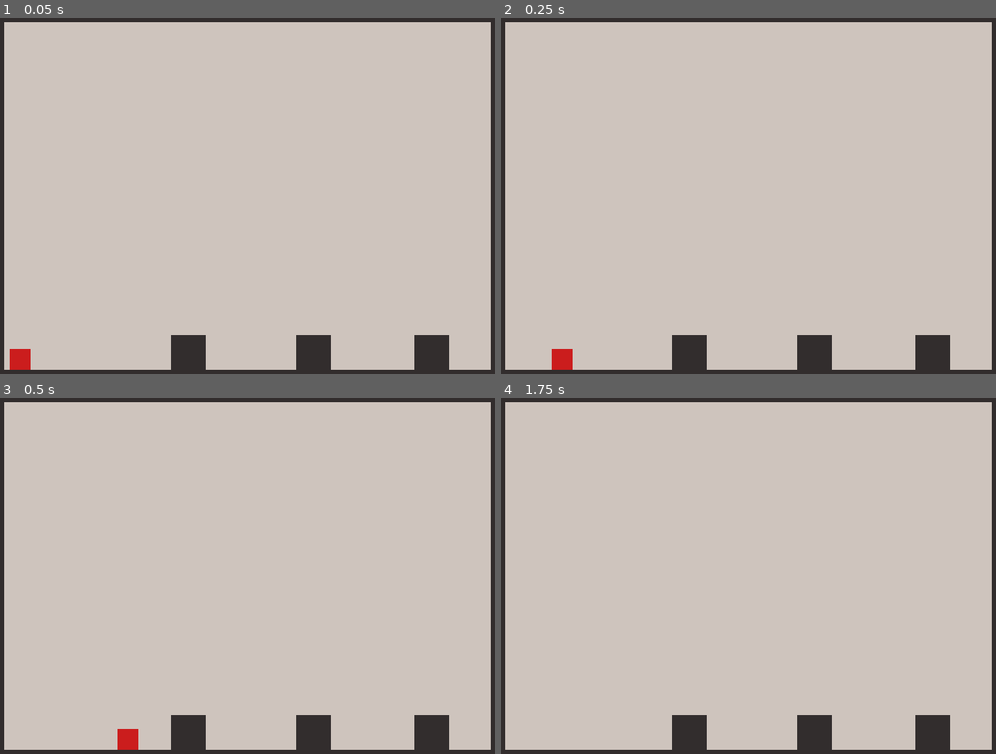
Above: before the commit, frames 1-4 (two rows, left to right).
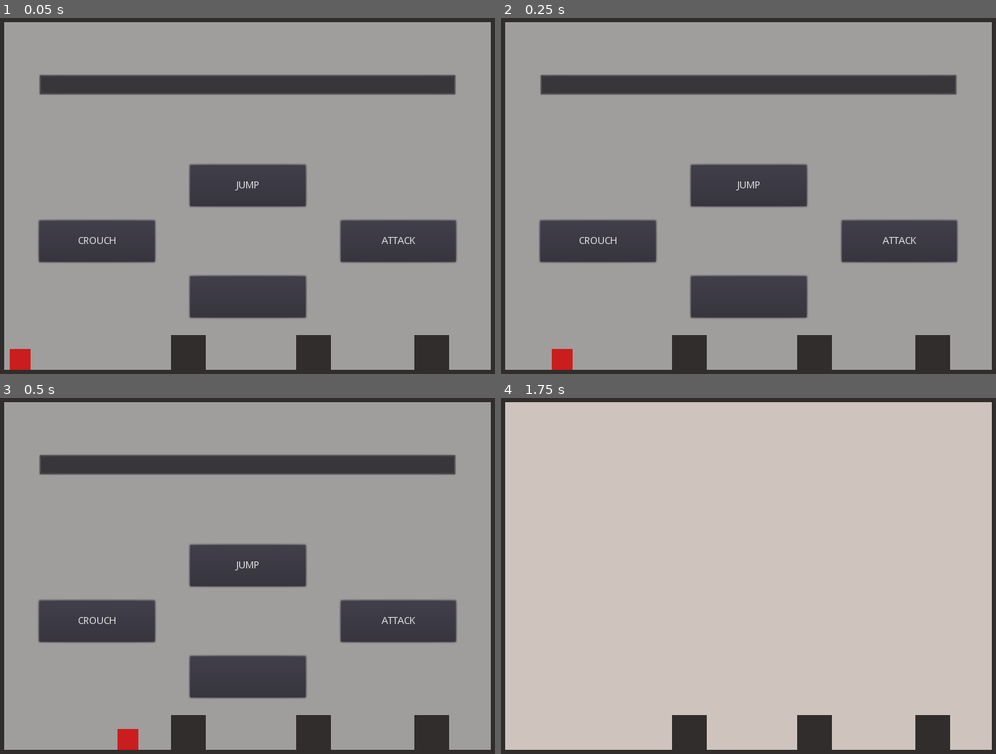
Above: after the commit, the same moments.

Repository: BenjaminNavarro/SplitSecond
Game: Godot game, scene res://Scenes/Main.tscn
The game is run twice, just before and just after one commit, with the same random seed, the same clock (stepped at 60 frames per second) and the same inputs.
Inputs (mouse positions are in pixels of both pictures, inside the frame that each line leads up to):
- Up to frame 1 (0.05 s): no input
- Up to frame 2 (0.25 s): no input
- Up to frame 3 (0.5 s): no input
- Up to frame 4 (1.75 s): click (748, 565) at 0.5 s, where only the run after the commit has a clickable "JUMP"; click (600, 622) at 1.25 s, where only the run after the commit has a clickable "CROUCH"

The runs differ from the first frame. In frame 1, 94% of the frame differs, in the area x 0-100%, y 1-99%; in frame 2, 94%; in frame 3, 94%; in frame 4, nothing differs.
Error after the commit: Trying to assign value of type 'GridContainer' to a variable of type 'ProgressBar'. (res://Scripts/QTEPrompt.gd:6)

Commit message:
Working QTE screen

Diff:
--- a/Scenes/UI/Game.tscn
+++ b/Scenes/UI/Game.tscn
@@ -9,6 +9,34 @@
 
 [sub_resource type="StyleBoxFlat" id=2]
 bg_color = Color( 0.6, 0.6, 0.6, 0.886275 )
+
+[sub_resource type="InputEventAction" id=3]
+action = "ui_up"
+pressed = true
+
+[sub_resource type="ShortCut" id=4]
+shortcut = SubResource( 3 )
+
+[sub_resource type="InputEventAction" id=5]
+action = "ui_left"
+pressed = true
+
+[sub_resource type="ShortCut" id=6]
+shortcut = SubResource( 5 )
+
+[sub_resource type="InputEventAction" id=7]
+action = "ui_right"
+pressed = true
+
+[sub_resource type="ShortCut" id=8]
+shortcut = SubResource( 7 )
+
+[sub_resource type="InputEventAction" id=9]
+action = "ui_down"
+pressed = true
+
+[sub_resource type="ShortCut" id=10]
+shortcut = SubResource( 9 )
 
 [node name="UI" type="Control"]
 pause_mode = 2
@@ -67,11 +95,97 @@
 margin_left = 100.0
 margin_right = 700.0
 margin_bottom = 600.0
+custom_constants/separation = 100
 alignment = 1
 
 [node name="ProgressBar" type="ProgressBar" parent="QTEPrompt/MarginContainer/PanelContainer/MarginContainer/VBoxContainer"]
-margin_top = 285.0
+margin_top = 125.0
 margin_right = 600.0
-margin_bottom = 315.0
+margin_bottom = 155.0
 rect_min_size = Vector2( 0, 30 )
 percent_visible = false
+
+[node name="GridContainer" type="GridContainer" parent="QTEPrompt/MarginContainer/PanelContainer/MarginContainer/VBoxContainer"]
+margin_top = 255.0
+margin_right = 600.0
+margin_bottom = 475.0
+custom_constants/vseparation = 20
+custom_constants/hseparation = 50
+columns = 3
+
+[node name="Button" type="Button" parent="QTEPrompt/MarginContainer/PanelContainer/MarginContainer/VBoxContainer/GridContainer"]
+modulate = Color( 1, 1, 1, 0 )
+margin_right = 166.0
+margin_bottom = 60.0
+text = "UP"
+
+[node name="TopButton" type="Button" parent="QTEPrompt/MarginContainer/PanelContainer/MarginContainer/VBoxContainer/GridContainer"]
+margin_left = 216.0
+margin_right = 382.0
+margin_bottom = 60.0
+rect_min_size = Vector2( 0, 60 )
+size_flags_horizontal = 3
+action_mode = 0
+shortcut = SubResource( 4 )
+text = "JUMP"
+
+[node name="Button3" type="Button" parent="QTEPrompt/MarginContainer/PanelContainer/MarginContainer/VBoxContainer/GridContainer"]
+modulate = Color( 1, 1, 1, 0 )
+margin_left = 432.0
+margin_right = 598.0
+margin_bottom = 60.0
+text = "UP"
+
+[node name="LeftButton" type="Button" parent="QTEPrompt/MarginContainer/PanelContainer/MarginContainer/VBoxContainer/GridContainer"]
+margin_top = 80.0
+margin_right = 166.0
+margin_bottom = 140.0
+rect_min_size = Vector2( 0, 60 )
+size_flags_horizontal = 3
+action_mode = 0
+shortcut = SubResource( 6 )
+text = "CROUCH"
+
+[node name="Button5" type="Button" parent="QTEPrompt/MarginContainer/PanelContainer/MarginContainer/VBoxContainer/GridContainer"]
+modulate = Color( 1, 1, 1, 0 )
+margin_left = 216.0
+margin_top = 80.0
+margin_right = 382.0
+margin_bottom = 140.0
+text = "UP"
+
+[node name="RightButton" type="Button" parent="QTEPrompt/MarginContainer/PanelContainer/MarginContainer/VBoxContainer/GridContainer"]
+margin_left = 432.0
+margin_top = 80.0
+margin_right = 598.0
+margin_bottom = 140.0
+rect_min_size = Vector2( 0, 60 )
+size_flags_horizontal = 3
+action_mode = 0
+shortcut = SubResource( 8 )
+text = "ATTACK"
+
+[node name="Button7" type="Button" parent="QTEPrompt/MarginContainer/PanelContainer/MarginContainer/VBoxContainer/GridContainer"]
+modulate = Color( 1, 1, 1, 0 )
+margin_top = 160.0
+margin_right = 166.0
+margin_bottom = 220.0
+text = "UP"
+
+[node name="BottomButton" type="Button" parent="QTEPrompt/MarginContainer/PanelContainer/MarginContainer/VBoxContainer/GridContainer"]
+margin_left = 216.0
+margin_top = 160.0
+margin_right = 382.0
+margin_bottom = 220.0
+rect_min_size = Vector2( 0, 60 )
+size_flags_horizontal = 3
+action_mode = 0
+shortcut = SubResource( 10 )
+
+[node name="Button9" type="Button" parent="QTEPrompt/MarginContainer/PanelContainer/MarginContainer/VBoxContainer/GridContainer"]
+modulate = Color( 1, 1, 1, 0 )
+margin_left = 432.0
+margin_top = 160.0
+margin_right = 598.0
+margin_bottom = 220.0
+text = "UP"
--- a/Scripts/Player.gd
+++ b/Scripts/Player.gd
@@ -29,12 +29,9 @@
 		jump = true
 
 func kill():
-	print("killed")
-	#print("killed by ", killer)
 	queue_free()
 
 func _on_hitbox_collision(value):
-	print("collision!")
 	print(value.name)
 	var collider = value.get_parent()
 	print(collider.name)
--- a/Scripts/QTEPrompt.gd
+++ b/Scripts/QTEPrompt.gd
@@ -3,26 +3,43 @@
 class_name QTEPrompt
 
 onready var _qte_progress: ProgressBar = get_node("MarginContainer/PanelContainer/MarginContainer/VBoxContainer/ProgressBar")
+onready var _buttons_container: ProgressBar = get_node("MarginContainer/PanelContainer/MarginContainer/VBoxContainer/GridContainer")
 var start_qte := false
 var current_qte_time := 0.0
 var qte_duration := 1.0
 
 var actions = ["jump", "crouch", "attack"]
+onready var buttons = [_buttons_container.get_node("TopButton"), _buttons_container.get_node("RightButton"), _buttons_container.get_node("BottomButton"), _buttons_container.get_node("LeftButton")]
 var expected_action := ""
+var executed_action := ""
 var player_to_notify: Player = null
 
 # Called when the node enters the scene tree for the first time.
 func _ready():
+	randomize()
+	_generate_random_indexes()
 	visible = false
-	pass
+
+	for button in buttons:
+		var btn = button as Button
+		btn.connect("pressed", self, "_register_action", [btn])
 
 func start_qte(action: String, player: Player):
-	print("QTE time!", action)
 	expected_action = action
 	player_to_notify = player
+	executed_action = ""
+
 	get_tree().paused = true
 	visible = true
 	start_qte = true
+
+	var indexes = _generate_random_indexes()
+	for i in range(buttons.size()):
+		var btn = buttons[i] as Button
+		if indexes[i] < actions.size():
+			btn.text = actions[indexes[i]].to_upper()
+		else:
+			btn.text = "  "
 
 func _end_qte():
 	start_qte = false
@@ -38,10 +55,20 @@
 		if current_qte_time >= qte_duration:
 			_end_qte()
 
-func _input(event: InputEvent):
-	if start_qte:
-		var jump = Input.is_action_pressed("ui_up")
-		if expected_action == "jump" and jump:
-			print("QTE success!")
+		if not executed_action.empty():
+			if executed_action == expected_action:
+				player_to_notify.execute_action(expected_action)
 			_end_qte()
-			player_to_notify.execute_action(expected_action)
+
+func _register_action(button: Button):
+	executed_action = button.text.to_lower()
+
+func _generate_random_indexes():
+	var indexes = [randi() % buttons.size()]
+	for i in range(0, buttons.size() - 1):
+		while true:
+			var idx = randi() % buttons.size()
+			if indexes.count(idx) == 0:
+				indexes.push_back(idx)
+				break
+	return indexes
--- a/project.godot
+++ b/project.godot
@@ -78,6 +78,34 @@
 
 [input]
 
+ui_left={
+"deadzone": 0.5,
+"events": [ Object(InputEventKey,"resource_local_to_scene":false,"resource_name":"","device":0,"alt":false,"shift":false,"control":false,"meta":false,"command":false,"pressed":false,"scancode":16777231,"unicode":0,"echo":false,"script":null)
+, Object(InputEventJoypadButton,"resource_local_to_scene":false,"resource_name":"","device":0,"button_index":14,"pressure":0.0,"pressed":false,"script":null)
+, Object(InputEventJoypadButton,"resource_local_to_scene":false,"resource_name":"","device":0,"button_index":2,"pressure":0.0,"pressed":false,"script":null)
+ ]
+}
+ui_right={
+"deadzone": 0.5,
+"events": [ Object(InputEventKey,"resource_local_to_scene":false,"resource_name":"","device":0,"alt":false,"shift":false,"control":false,"meta":false,"command":false,"pressed":false,"scancode":16777233,"unicode":0,"echo":false,"script":null)
+, Object(InputEventJoypadButton,"resource_local_to_scene":false,"resource_name":"","device":0,"button_index":15,"pressure":0.0,"pressed":false,"script":null)
+, Object(InputEventJoypadButton,"resource_local_to_scene":false,"resource_name":"","device":0,"button_index":1,"pressure":0.0,"pressed":false,"script":null)
+ ]
+}
+ui_up={
+"deadzone": 0.5,
+"events": [ Object(InputEventKey,"resource_local_to_scene":false,"resource_name":"","device":0,"alt":false,"shift":false,"control":false,"meta":false,"command":false,"pressed":false,"scancode":16777232,"unicode":0,"echo":false,"script":null)
+, Object(InputEventJoypadButton,"resource_local_to_scene":false,"resource_name":"","device":0,"button_index":12,"pressure":0.0,"pressed":false,"script":null)
+, Object(InputEventJoypadButton,"resource_local_to_scene":false,"resource_name":"","device":0,"button_index":3,"pressure":0.0,"pressed":false,"script":null)
+ ]
+}
+ui_down={
+"deadzone": 0.5,
+"events": [ Object(InputEventKey,"resource_local_to_scene":false,"resource_name":"","device":0,"alt":false,"shift":false,"control":false,"meta":false,"command":false,"pressed":false,"scancode":16777234,"unicode":0,"echo":false,"script":null)
+, Object(InputEventJoypadButton,"resource_local_to_scene":false,"resource_name":"","device":0,"button_index":13,"pressure":0.0,"pressed":false,"script":null)
+, Object(InputEventJoypadButton,"resource_local_to_scene":false,"resource_name":"","device":0,"button_index":0,"pressure":0.0,"pressed":false,"script":null)
+ ]
+}
 pause_menu={
 "deadzone": 0.5,
 "events": [ Object(InputEventKey,"resource_local_to_scene":false,"resource_name":"","device":0,"alt":false,"shift":false,"control":false,"meta":false,"command":false,"pressed":false,"scancode":16777217,"unicode":0,"echo":false,"script":null)
Not shown: 1 places in Scenes/UI/Game.tscn that only renumber resources
